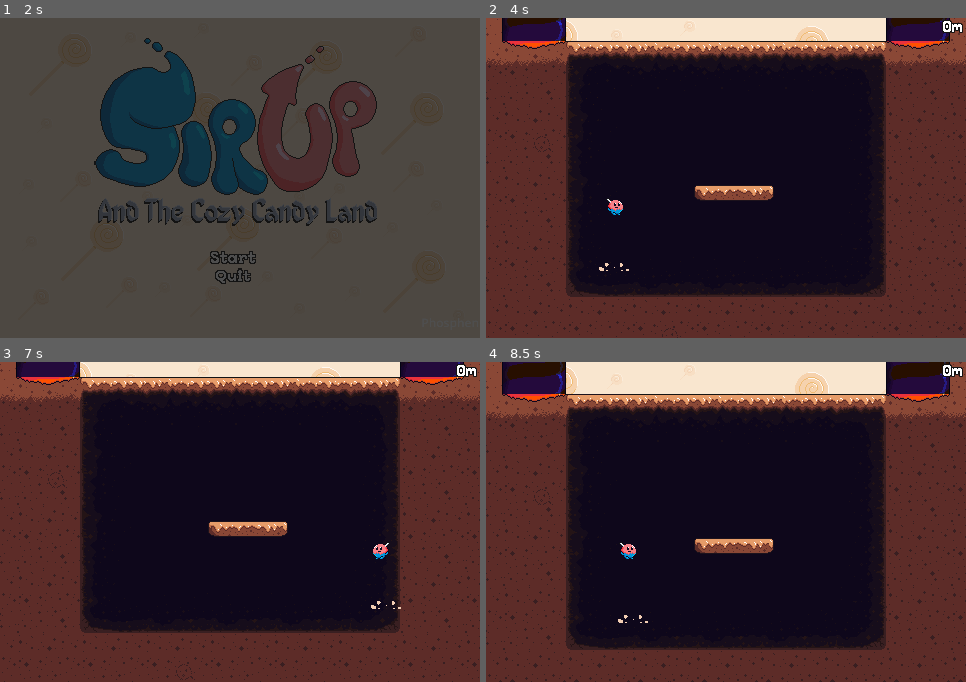
Above: before the commit, frames 1-4 (two rows, left to right).
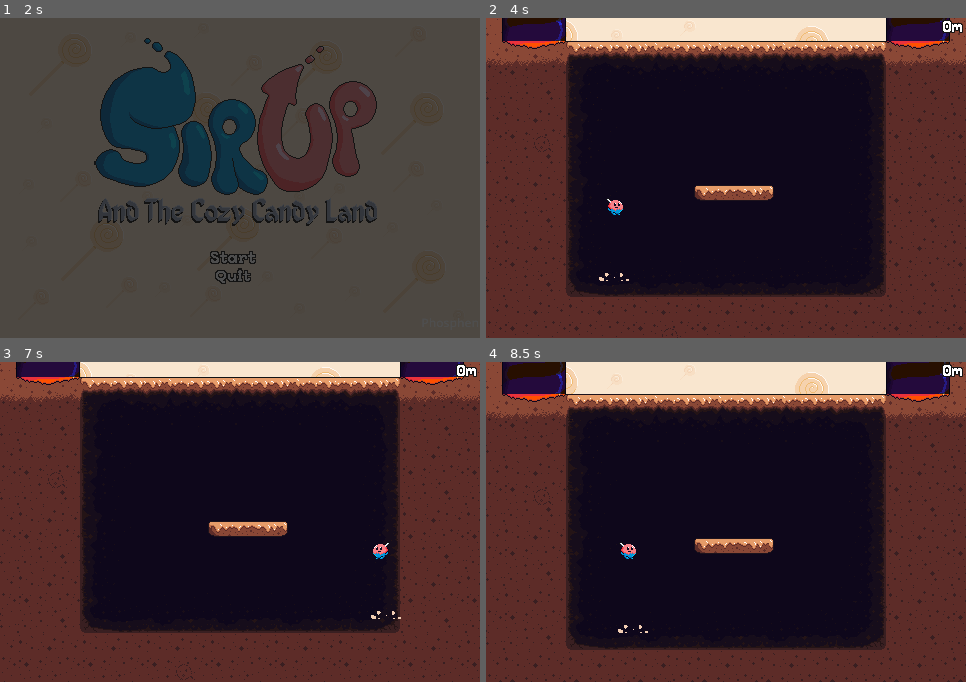
Above: after the commit, the same moments.

Repository: Phosphen/slide
Game: Godot game, scene res://Scenes/Levels/splash_screen.tscn
The game is run twice, just before and just after one commit, with the same random seed, the same clock (stepped at 60 frames per second) and the same inputs. Sound files missing from this copy of the repository are replaced by a short silence.
Inputs (mouse positions are in pixels of both pictures, inside the frame that each line leads up to):
- Up to frame 1 (2 s): move the mouse to (345, 162) at 0.52 s; hold Right (move_right) from 0.53 s (still down); tap Up (jump) at 0.77, 1.52 s; tap Enter at 1.25 s; move the mouse to (144, 194) at 1.27 s
- Up to frame 2 (4 s): release Right (move_right) at 2 s; click (721, 258) at 2 s; move the mouse to (774, 107) at 2.77 s; hold Left (move_left) 2.78-3.53 s; move the mouse to (702, 242) at 3.52 s; hold Right (move_right) from 3.53 s (still down); tap Up (jump) at 3.77 s
- Up to frame 3 (7 s): move the mouse to (384, 570) at 4.27 s; tap Up (jump) at 4.52, 5.27, 6.77 s; move the mouse to (96, 474) at 5.02 s; release Right (move_right) at 5.03 s; hold Left (move_left) 5.03-5.78 s; move the mouse to (264, 522) at 5.77 s; hold Right (move_right) 5.78-6.53 s; move the mouse to (168, 442) at 6.52 s; hold Left (move_left) from 6.53 s (still down)
- Up to frame 4 (8.5 s): move the mouse to (831, 506) at 7.27 s; tap Up (jump) at 7.52, 8.27 s; move the mouse to (630, 538) at 8.02 s; release Left (move_left) at 8.03 s; hold Right (move_right) from 8.03 s (still down)

Frame 1 is identical in both runs. In frame 2, less than 0.1% of the frame differs, in the area x 23-30%, y 76-83%; in frame 3, less than 0.1%; in frame 4, less than 0.1%.

Commit message:
trigger landing particle effects only with enough speed

Diff:
--- a/Scenes/Player/player.gd
+++ b/Scenes/Player/player.gd
@@ -4,9 +4,10 @@
 signal reached_top
 signal falling_to_death
 
-var rip = false
-var max_reached_height = 0.0
-var last_trigger_height = 0.0  # To track the last height at which the event was triggered
+var rip: bool = false
+var max_reached_height: float = 0.0
+var last_trigger_height: float = 0.0  # To track the last height at which the event was triggered
+var last_velocity: Vector2 = Vector2.ZERO
 
 #Data
 var is_wall_bouncing = false
@@ -22,6 +23,7 @@
 @export var max_fall_time = 1.5  # Maximum time player can fall before game over
 @export var max_fall_speed: float = 600.0  # Max speed in any direction
 @export var camera : Camera2D
+@export var landing_particles_velocity_threshold : float = 350
 
 @onready var animator : AnimatedSprite2D = $AnimatedSprite2D
 @onready var vfx = $PlayerParticles
@@ -75,7 +77,8 @@
 			is_in_air = false
 			is_jumping = false
 			played_rot_jump = false
-			vfx.emit_landing_particles()
+			if last_velocity.y > landing_particles_velocity_threshold:
+				vfx.emit_landing_particles()
 	else:
 		is_in_air = true
 
@@ -113,6 +116,7 @@
 	if velocity.y > max_fall_speed:
 		velocity.y = max_fall_speed
 
+	last_velocity = velocity
 	move_and_slide()
 	animate(input_vector)
 
--- a/Scenes/Player/player.tscn
+++ b/Scenes/Player/player.tscn
@@ -192,3 +192,4 @@
 shape = SubResource("RectangleShape2D_wt8q3")
 
 [node name="PlayerParticles" parent="." instance=ExtResource("5_dkdqg")]
+position = Vector2(2.08165e-12, 10)
